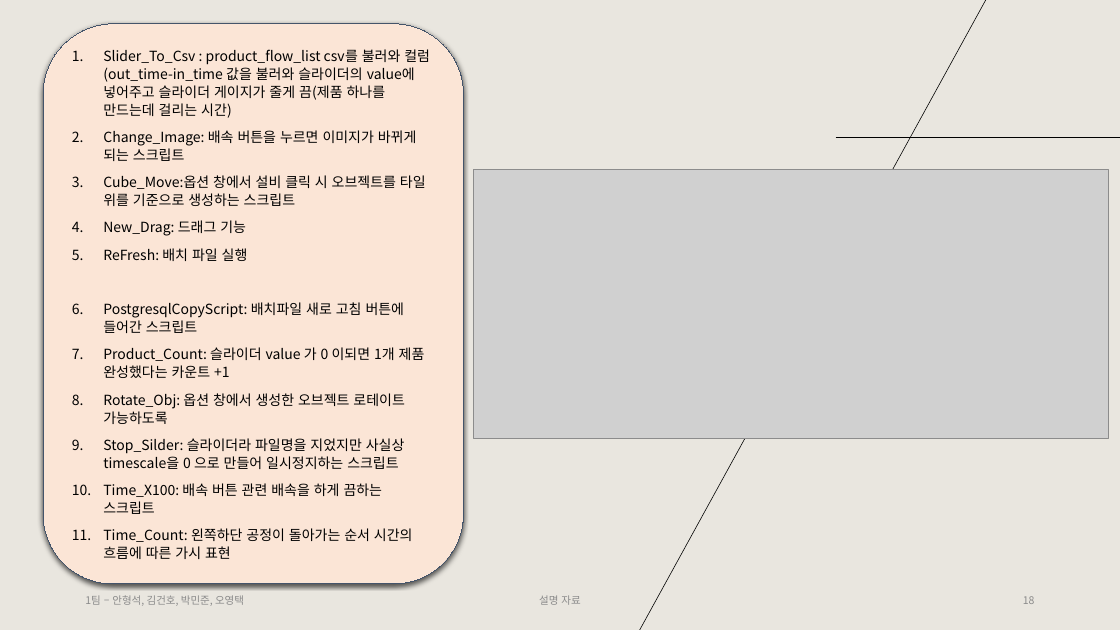
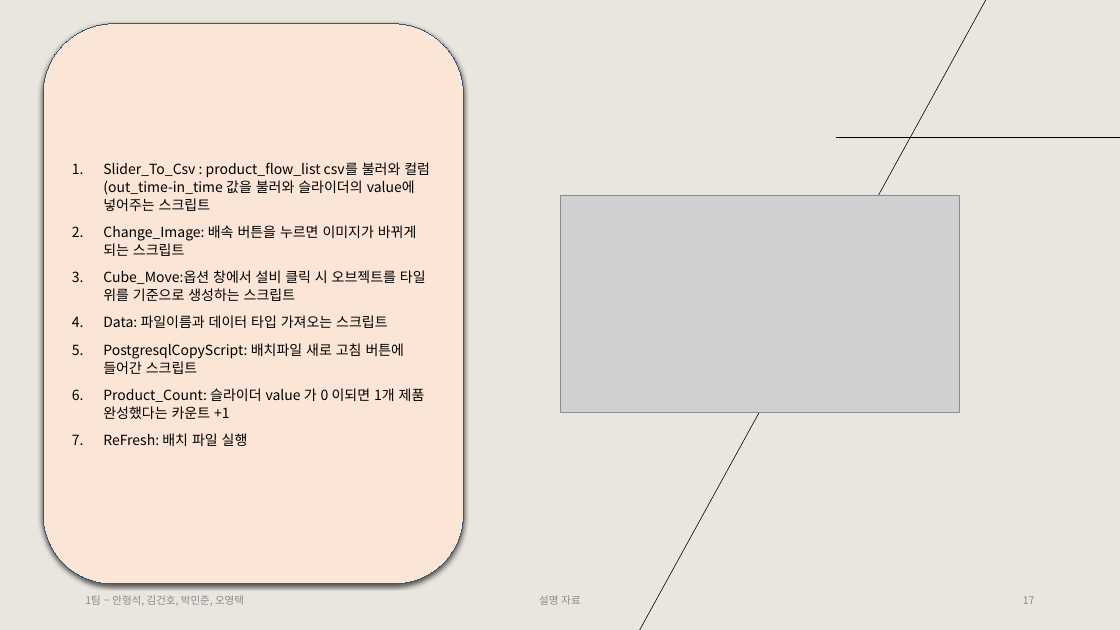
Before and after one commit to Tentailsahri/DT_FINAL_Project, a slide deck: slide 17 of 문서/시나리오에 따른 공정 시뮬레이션 발표 - 김건호.pptx (slide 18 before the commit). Drawn at 1120x630 pixels with LibreOffice and Linux fonts; fonts in the diff are those of the drawing; grey boxes stand for pictures. Boxes give left, top, right and bottom in pixels: in the first picture for what was removed or moved away, otherwise in the second. Text is boxed around its words. In the diff, an @@ line names an element or a change of style, - is before the commit and + after.

```diff
--- a/문서/시나리오에 따른 공정 시뮬레이션 발표 - 김건호.pptx
+++ b/문서/시나리오에 따른 공정 시뮬레이션 발표 - 김건호.pptx
@@ text in rounded rectangle at (x1=103, y1=162, x2=430, y2=211): text changed @@
-1. Slider_To_Csv : product_flow_list csv를 불러와 컬럼(out_time-in_time 값을 불러와 슬라이더의 value에 넣어주고 슬라이더 게이지가 줄게 끔(제품 하나를 만드는데 걸리는 시간)
+1. Slider_To_Csv : product_flow_list csv를 불러와 컬럼(out_time-in_time 값을 불러와 슬라이더의 value에 넣어주는 스크립트
@@ picture resized from (x1=474, y1=170, x2=1109, y2=439) to (x1=560, y1=195, x2=960, y2=413) @@
@@ text in rounded rectangle at (x1=103, y1=315, x2=387, y2=328): text changed @@
-4. New_Drag: 드래그 기능
-5. ReFresh: 배치 파일 실행
+4. Data: 파일이름과 데이터 타입 가져오는 스크립트
@@ text in rounded rectangle at (x1=103, y1=433, x2=248, y2=446): text changed @@
-8. Rotate_Obj: 옵션 창에서 생성한 오브젝트 로테이트 가능하도록
-9. Stop_Silder: 슬라이더라 파일명을 지었지만 사실상 timescale을 0 으로 만들어 일시정지하는 스크립트
-10. Time_X100: 배속 버튼 관련 배속을 하게 끔하는 스크립트
-11. Time_Count: 왼쪽하단 공정이 돌아가는 순서 시간의 흐름에 따른 가시 표현
+7. ReFresh: 배치 파일 실행
@@ page number at (x1=1023, y1=596, x2=1035, y2=604): text changed @@
-18
+17
```
Also in this commit, not shown: 5 other slides changed, 5 slides added, 1 other file.
